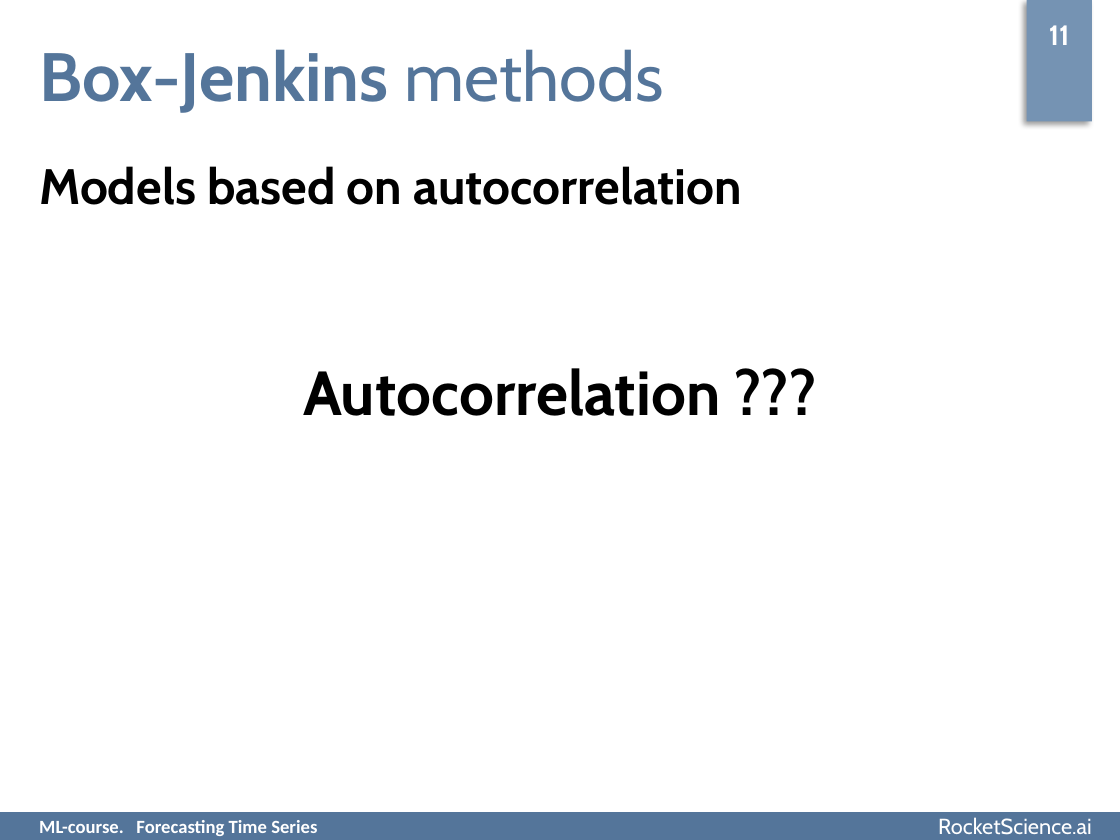
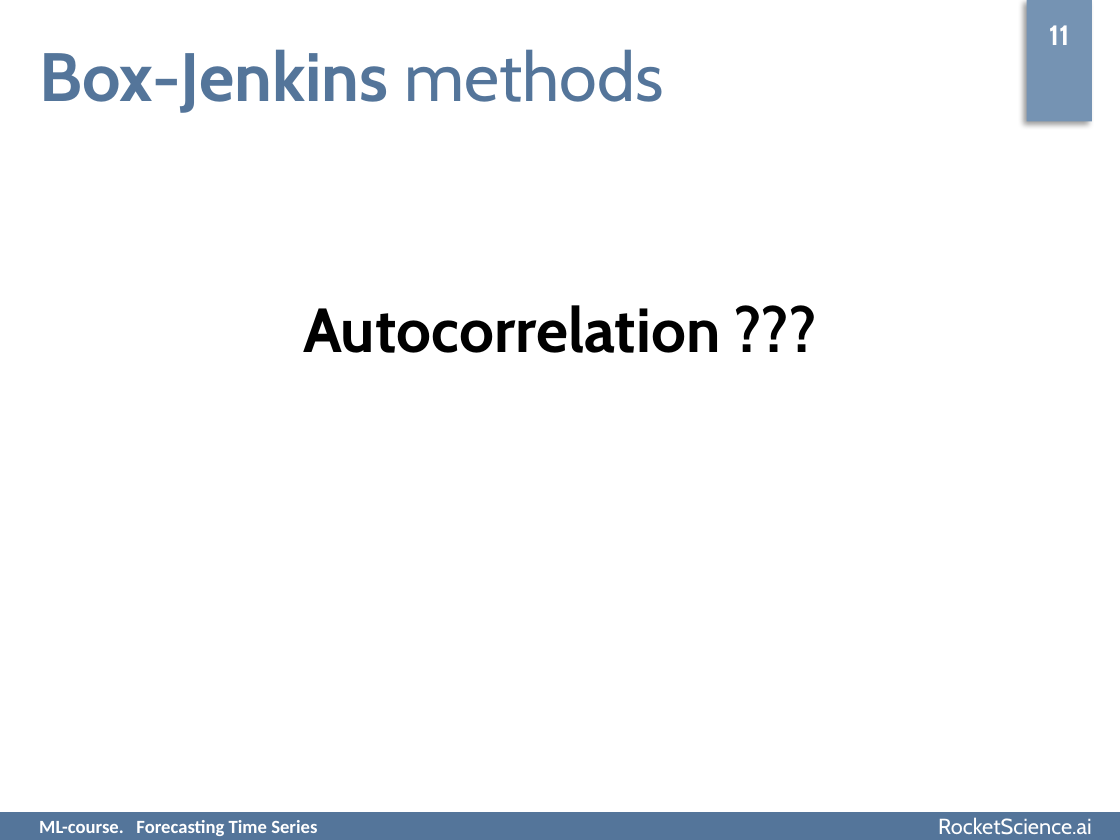
Before and after one commit to rjaffk/tensorby, a slide deck: slide 11 of lecture_timeseries/presentation/lecture_timeseries.pptx. Drawn at 1120x840 pixels with LibreOffice and Linux fonts; fonts in the diff are those of the drawing; background and template pictures are left out. Boxes give left, top, right and bottom in pixels: in the first picture for what was removed or moved away, otherwise in the second. Text is boxed around its words. In the diff, an @@ line names an element or a change of style, - is before the commit and + after.

```diff
--- a/lecture_timeseries/presentation/lecture_timeseries.pptx
+++ b/lecture_timeseries/presentation/lecture_timeseries.pptx
@@ text at (39,166,743,205): paragraph removed @@
-Models based on autocorrelation
```
Also in this commit, not shown: 2 other slides changed.
